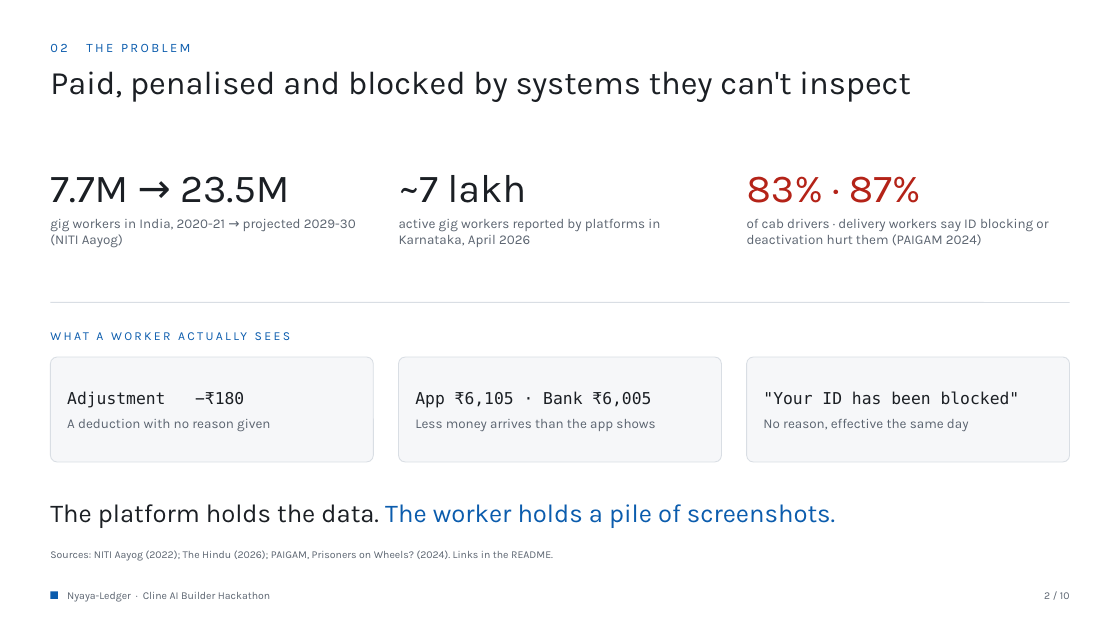
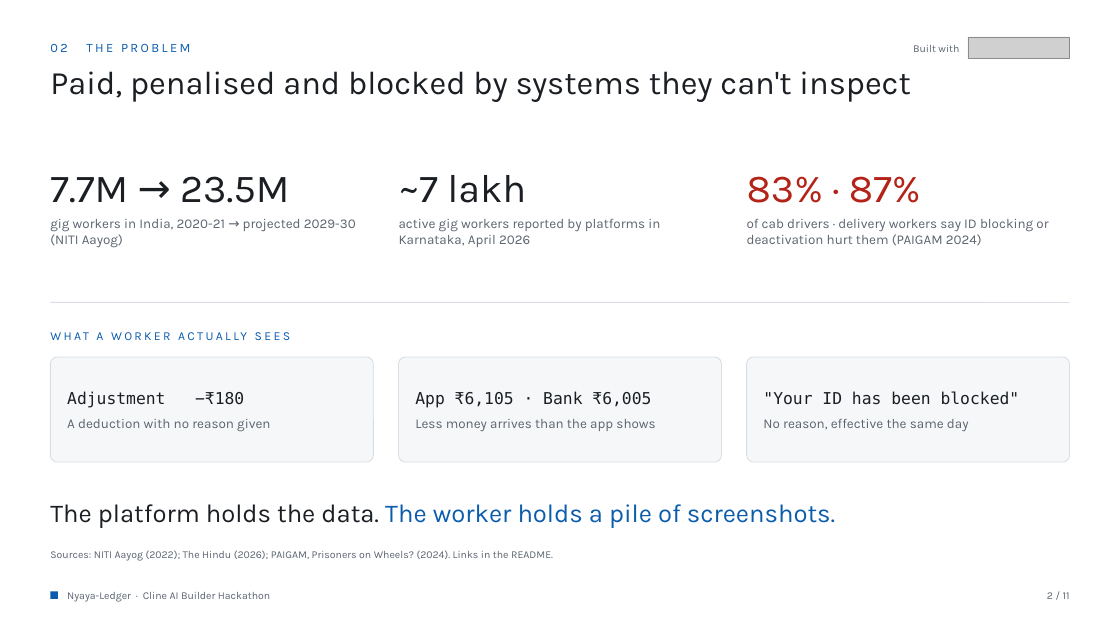
Before and after one commit to devanshjangid2005/nyaya-ledger, a slide deck: slide 2 of docs/Nyaya-Ledger.pptx. Drawn at 1120x630 pixels with LibreOffice and Linux fonts; fonts in the diff are those of the drawing; grey boxes stand for pictures. Boxes give left, top, right and bottom in pixels: in the first picture for what was removed or moved away, otherwise in the second. Text is boxed around its words. In the diff, an @@ line names an element or a change of style, - is before the commit and + after.

```diff
--- a/docs/Nyaya-Ledger.pptx
+++ b/docs/Nyaya-Ledger.pptx
@@ text added at [913, 45, 959, 52], 9 pt, text #5B6470 @@
+Built with
@@ picture added at [968, 37, 1070, 59] @@
@@ text at [1047, 592, 1070, 599]: text changed @@
-2 / 10
+2 / 11
```
Also in this commit, not shown: 9 other slides changed, 1 slide added, 17 other files.
